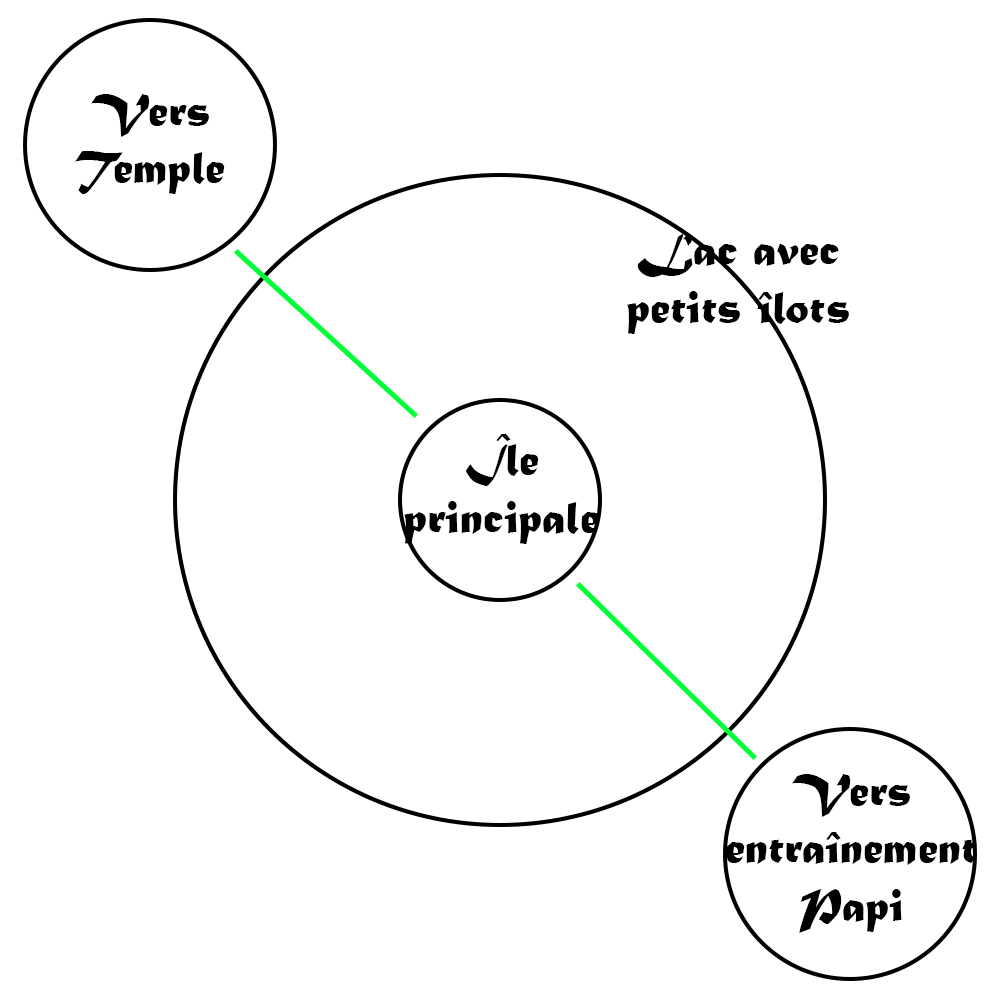
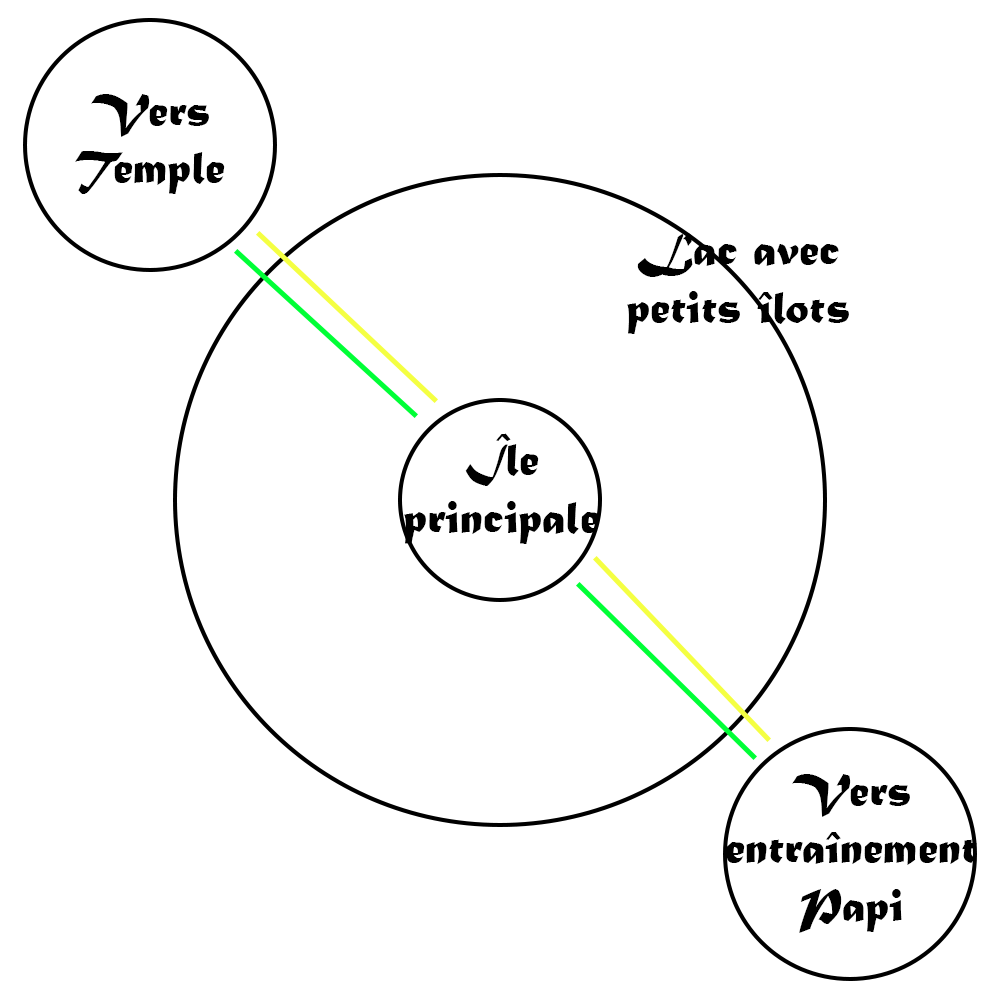
Layer changes from the first 1000 × 1000 image to the second:
added layer "Ligne 4" above "Ligne 3" over bbox(593, 556, 771, 742)
added layer "Ligne 3" above "Ligne 2" over bbox(256, 231, 438, 403)
